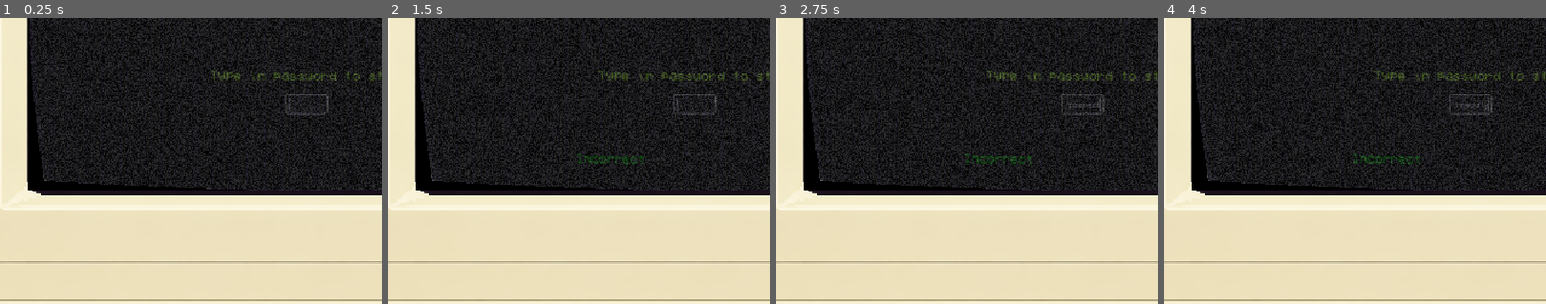
Above: before the commit, frames 1-4 (left to right).
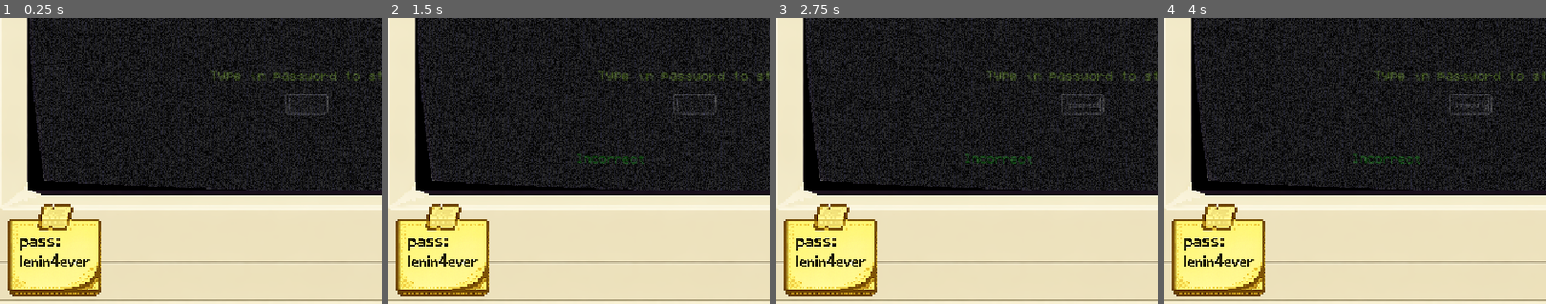
Above: after the commit, the same moments.

Repository: AdrianSmg/BITMASK--1983
Game: Godot game, scene res://Scenes/main.tscn
Two runs of this game, one before a commit and one after it. Both use one fixed random seed, a clock stepped at 60 frames per second and the inputs below.
Inputs (mouse positions are % of the whole screen's width and height, from its top left):
- Up to frame 1 (0.25 s): no input
- Up to frame 2 (1.5 s): click (47, 64) at 0.52 s; type "12" at 0.6 s; tap Enter (enter) at 1.25, 1.35 s
- Up to frame 3 (2.75 s): type "Incorrect" at 2 s
- Up to frame 4 (4 s): tap N (no) at 2.85 s; tap Y (yes) at 3.6 s
The pictures show only the part of the screen within x 7-57%, y 49-99%; the shares and areas given below are measured in that part.

The runs differ from the first frame. In frame 1, 7.0% of the frame differs, in the area x 2-27%, y 65-98%; in frame 2, 7.0%; in frame 3, 7.0%; in frame 4, 7.0%.

Commit message:
Cambios ultima hora

Diff:
--- a/Scenes/main.tscn
+++ b/Scenes/main.tscn
@@ -3,7 +3,8 @@
 [ext_resource type="Script" uid="uid://c1lisfjvi8b86" path="res://Scripts/main.gd" id="1_jjgbg"]
 [ext_resource type="Texture2D" uid="uid://6nl2rn4lbv72" path="res://Resources/frame.png" id="2_bo1nx"]
 [ext_resource type="Shader" uid="uid://bv2ev8m3yn4oi" path="res://Shaders/crt.gdshader" id="3_8gbba"]
-[ext_resource type="Script" path="res://Scenes/Led.gd" id="4_21xkr"]
+[ext_resource type="Script" uid="uid://b0nra8x17equh" path="res://Scenes/Led.gd" id="4_21xkr"]
+[ext_resource type="Texture2D" uid="uid://dr3vga8m6mv7u" path="res://Resources/postit.png" id="5_21xkr"]
 [ext_resource type="Script" uid="uid://dk02lkfs1udt8" path="res://Scripts/input_mgr.gd" id="5_kry3j"]
 
 [sub_resource type="GDScript" id="GDScript_kry3j"]
@@ -77,6 +78,9 @@
 texture = ExtResource("2_bo1nx")
 
 [node name="post-it" type="Sprite2D" parent="." unique_id=615084348]
+position = Vector2(-459, 402.00003)
+scale = Vector2(0.385, 0.385)
+texture = ExtResource("5_21xkr")
 
 [node name="inputMgr" type="Node" parent="." unique_id=1518001330]
 script = ExtResource("5_kry3j")
--- a/Scripts/main.gd
+++ b/Scripts/main.gd
@@ -13,8 +13,8 @@
 
 var arrayCorrect: Array[int] = []
 var onPuzzle = false
-
-# Puzzle global vars:
+var puzzle_bar: ProgressBar = null
+
 var puzzle_numbers: Array = []
 var puzzle_resolved_current := false
 var puzzle_index := 0
@@ -62,6 +62,8 @@
 			_resolve_puzzle(true)
 			return
 		puzzle_timer += delta
+		if is_instance_valid(puzzle_bar):
+			puzzle_bar.value = puzzle_timer
 		if puzzle_timer >= puzzle_time_limit:
 			_resolve_puzzle(false)
 
@@ -474,6 +476,7 @@
 	puzzle_active = true
 	onPuzzle = true
 
+	_setup_puzzle_bar()
 	_show_current_number()
 
 func _show_current_number() -> void:
@@ -482,6 +485,9 @@
 		puzzle_active = false
 		onPuzzle = false
 
+		if is_instance_valid(puzzle_bar):
+			puzzle_bar.queue_free()
+			puzzle_bar = null
 		if is_instance_valid(puzzle_bubble):
 			puzzle_bubble.kill_instance()
 		return
@@ -499,6 +505,10 @@
 	puzzle_timer = 0.0
 	puzzle_resolved_current = false
 
+	if is_instance_valid(puzzle_bar):
+		puzzle_bar.max_value = puzzle_time_limit
+		puzzle_bar.value = 0.0
+
 func _resolve_puzzle(pressed_intro: bool) -> void:
 
 	if puzzle_resolved_current:
@@ -528,8 +538,45 @@
 
 	puzzle_bubble = null
 
+func _setup_puzzle_bar() -> void:
+	if is_instance_valid(puzzle_bar):
+		puzzle_bar.queue_free()
+
+	puzzle_bar = ProgressBar.new()
+	add_child(puzzle_bar)
+
+	puzzle_bar.min_value = 0.0
+	puzzle_bar.max_value = puzzle_time_limit
+	puzzle_bar.value = 0.0
+	puzzle_bar.position = Vector2(-250, 140)
+	puzzle_bar.size = Vector2(500, 18)
+	puzzle_bar.show_percentage = false
+
+	var bg := StyleBoxFlat.new()
+	bg.bg_color = Color(0, 0, 0, 0.85)
+	bg.set_border_width_all(2)
+	bg.border_color = Color.GREEN_YELLOW
+	bg.corner_radius_top_left = 2
+	bg.corner_radius_top_right = 2
+	bg.corner_radius_bottom_left = 2
+	bg.corner_radius_bottom_right = 2
+
+	var fill := StyleBoxFlat.new()
+	fill.bg_color = Color.GREEN_YELLOW
+	fill.corner_radius_top_left = 2
+	fill.corner_radius_top_right = 2
+	fill.corner_radius_bottom_left = 2
+	fill.corner_radius_bottom_right = 2
+
+	puzzle_bar.add_theme_stylebox_override("background", bg)
+	puzzle_bar.add_theme_stylebox_override("fill", fill)
+	puzzle_bar.add_theme_constant_override("fill_offset", 1)
+
 func defeat_screen():
 	clear_all_text_bubbles()
+	if is_instance_valid(puzzle_bar):
+		puzzle_bar.queue_free()
+		puzzle_bar = null
 	var title = show_dialogue_speed(
 	Vector2(-470, -300),
 	r"""░▒▓█▓▒░▒▓████▓▒░░▒▓█▓▒░▒▓██▓▒░░▒▓█▓▒░▒▓█▓▒░
@@ -579,6 +626,9 @@
 	puzzle_active = false
 	onPuzzle = false
 	defeat_screen()
+	if is_instance_valid(puzzle_bar):
+		puzzle_bar.queue_free()
+		puzzle_bar = null
 
 func wait_for_input():
 	while true:
Binary file added: Resources/postit.png
Not shown, added: Resources/postit.png.import
